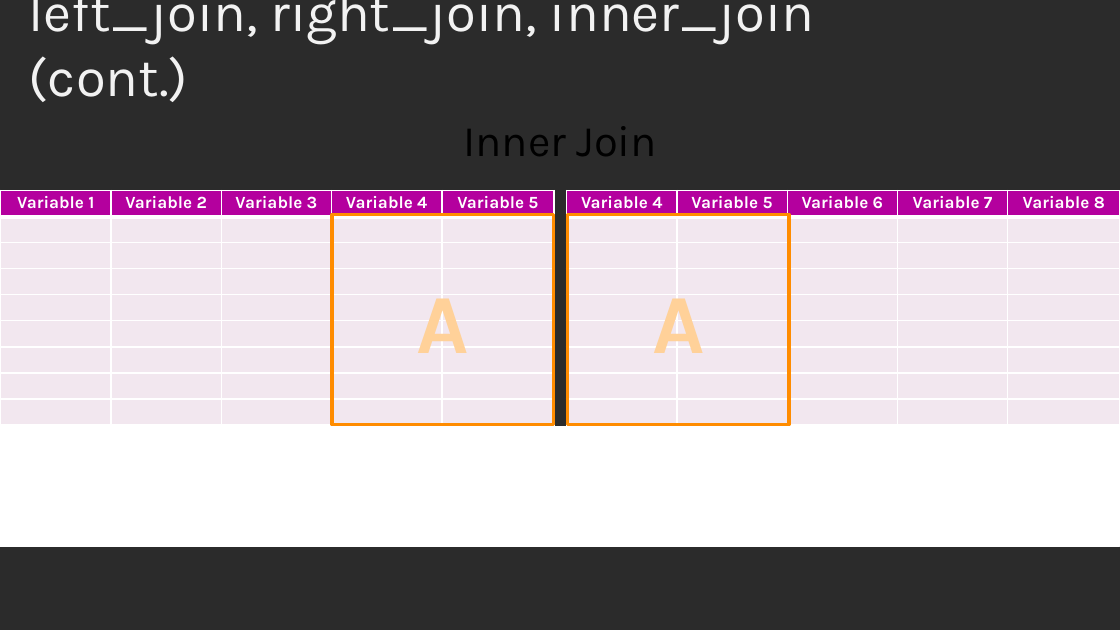
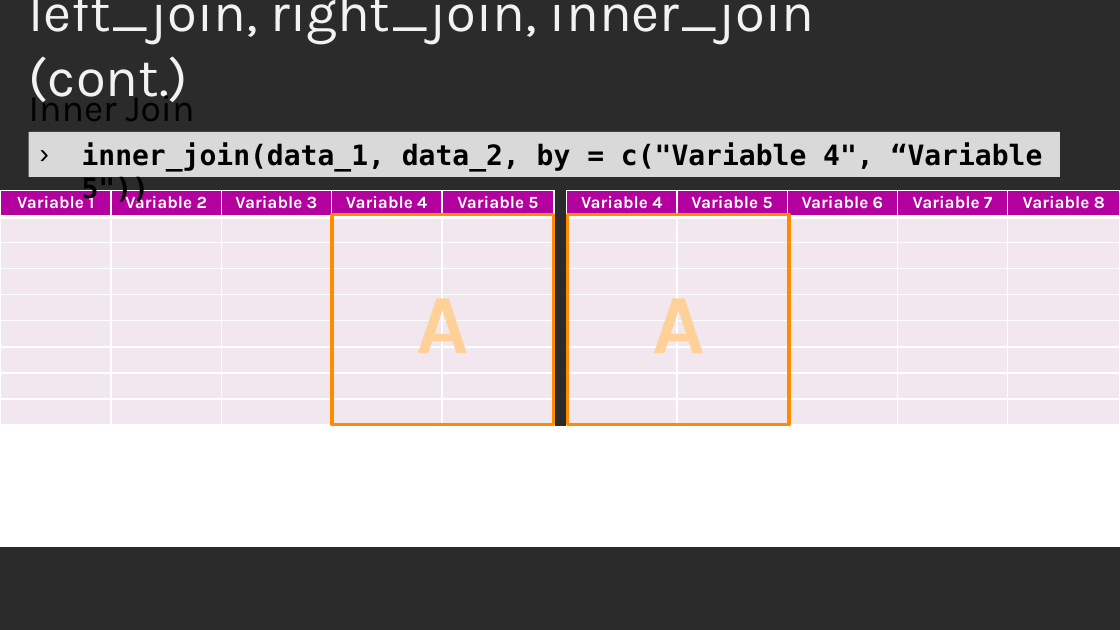
Before and after one commit to yinkaihsu/MSP-Lecture-R-Introduction, a slide deck: slide 17 of MSP_RIntoduction_IanHsu_20171025.pptx (slide 18 before the commit). Drawn at 1120x630 pixels with LibreOffice and Linux fonts; fonts in the diff are those of the drawing; background and template pictures are left out; a plain dark background stands for a picture behind light text. Boxes give left, top, right and bottom in pixels: in the first picture for what was removed or moved away, otherwise in the second. Text is boxed around its words. In the diff, an @@ line names an element or a change of style, - is before the commit and + after.

```diff
--- a/MSP_RIntoduction_IanHsu_20171025.pptx
+++ b/MSP_RIntoduction_IanHsu_20171025.pptx
@@ text "Inner Join" moved from (x1=464, y1=126, x2=658, y2=156) to (x1=29, y1=87, x2=195, y2=121) @@
@@ text "Inner Join" at (x1=29, y1=87, x2=195, y2=121): size 28 to 24 pt; alignment centre to left @@
@@ rectangle added at (x1=28, y1=132, x2=1060, y2=177), fill #D9D9D9, 18 pt, text #000000, bold @@
+› inner_join(data_1, data_2, by = c("Variable 4", “Variable 5"))
```
Also in this commit, not shown: 2 other slides changed.
